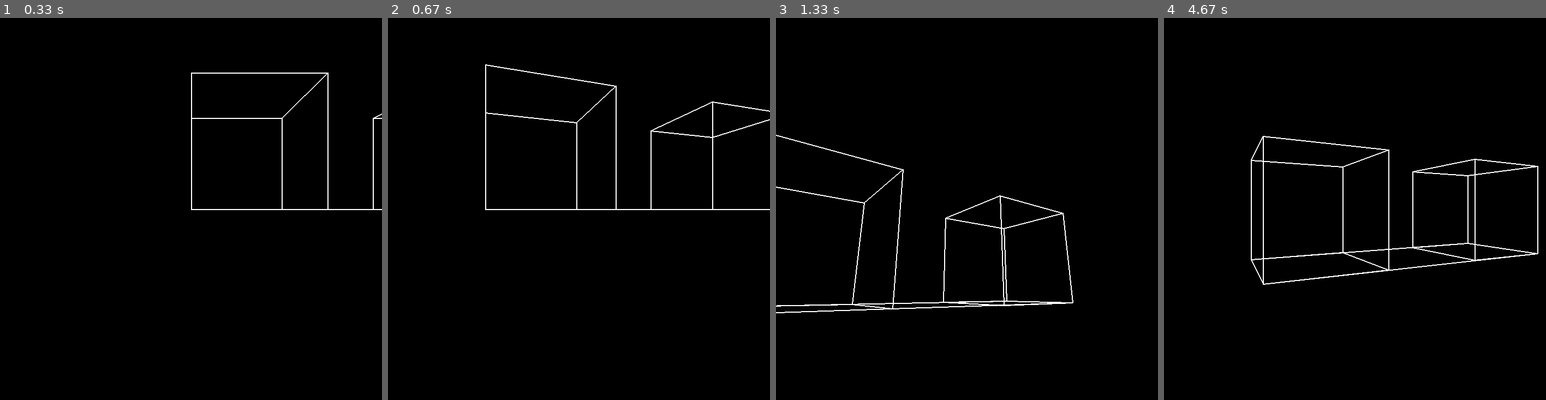
Above: before the commit, frames 1-4 (left to right).
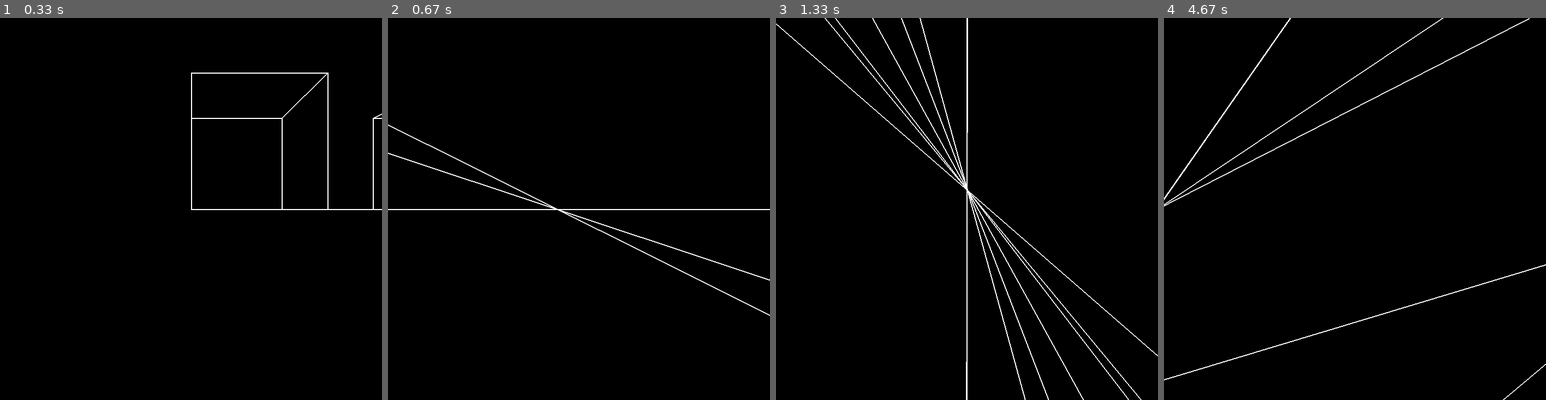
Above: after the commit, the same moments.

Repository: Anthony-Gambale/Pygame-3D
Game: pygame game, started from src/main.py
Same seed, same stepped clock (60 frames per second), same inputs: the game is played once before the commit and once after it.
Inputs:
- Up to frame 1 (0.33 s): no input
- Up to frame 2 (0.67 s): hold Right from 0.33 s (still down)
- Up to frame 3 (1.33 s): release Right at 0.8 s; hold Up 0.83-1.13 s; hold W 0.83-1.13 s; tap Space at 0.9, 1.23 s; tap Shift at 0.98 s; hold Right from 1.17 s (still down); hold D from 1.17 s (still down)
- Up to frame 4 (4.67 s): tap Space at 1.53, 1.73, 2.03, 2.3, 2.63, 2.93, 3.07, 3.47, 3.77, 4.13, 4.53 s; release Right at 1.63 s; release D at 1.63 s; hold Left 1.67-2.2 s; hold A 1.67-2.2 s; hold Down 2.23-2.53 s; hold S 2.23-2.53 s; tap Shift at 2.38, 3.55 s; hold Left 2.57-2.97 s; hold A 2.57-2.97 s; hold Up 3-3.37 s; hold W 3-3.37 s; hold Right 3.4-4.03 s; hold D 3.4-4.03 s; hold Down 4.07-4.43 s; hold S 4.07-4.43 s; hold Left from 4.47 s (still down); hold A from 4.47 s (still down)

Frame 1 is identical in both runs. In frame 2, 1.4% of the frame differs, in the area x 0-100%, y 12-78%; in frame 3, 3.3%, in the area x 0-100%, y 0-100%; in frame 4, 2.5%.

Commit message:
sped up camera movement

Diff:
--- a/src/main.py
+++ b/src/main.py
@@ -15,8 +15,8 @@
 
 delay_time = 10
 
-v_rot = 0.001 * delay_time # radians per delay tick
-v_mov = 0.1 * delay_time # units of movement per delay tick
+v_rot = 0.005 * delay_time # radians per delay tick
+v_mov = 0.3 * delay_time # units of movement per delay tick
 
 run = True
 
Binary file removed: diagram.png
